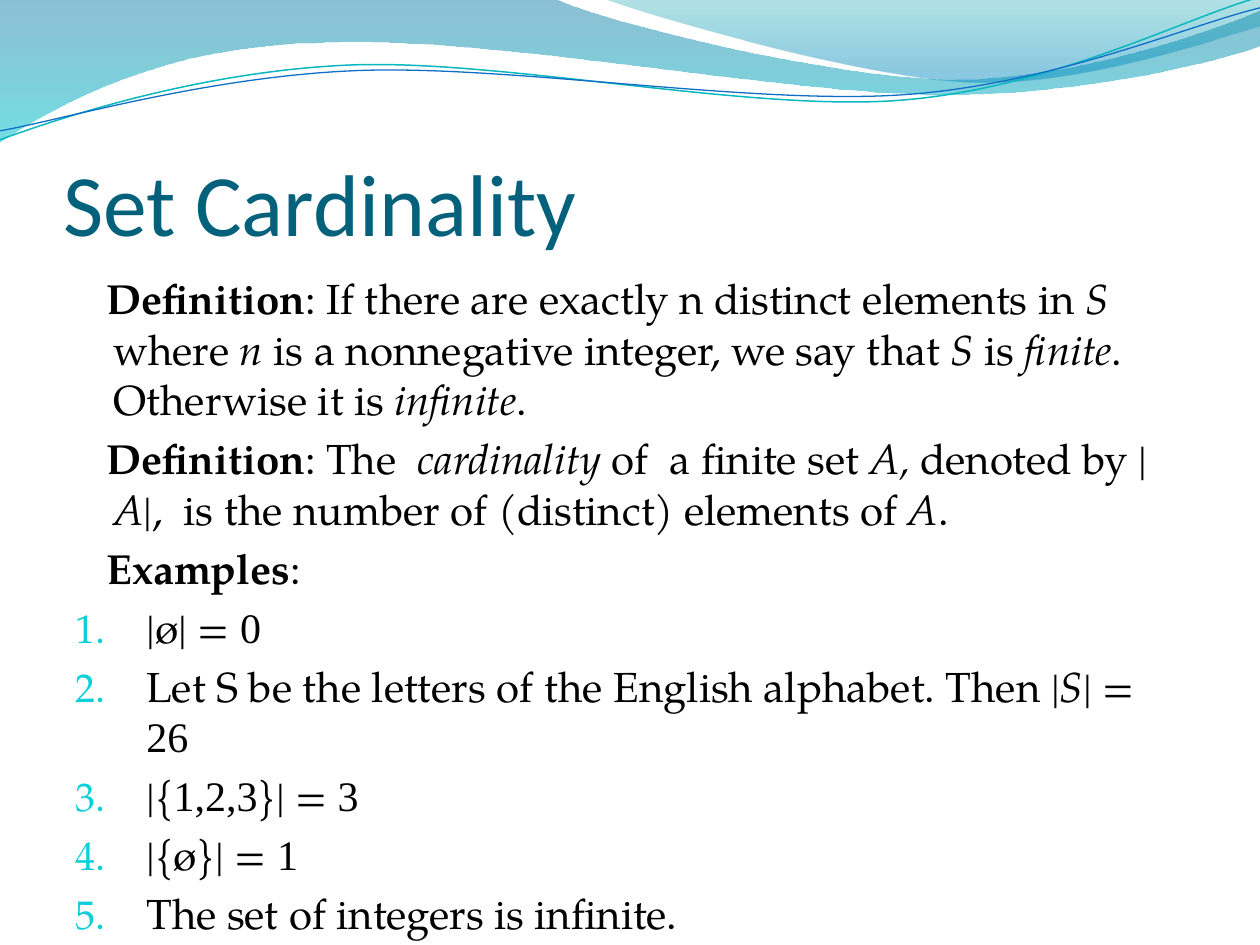
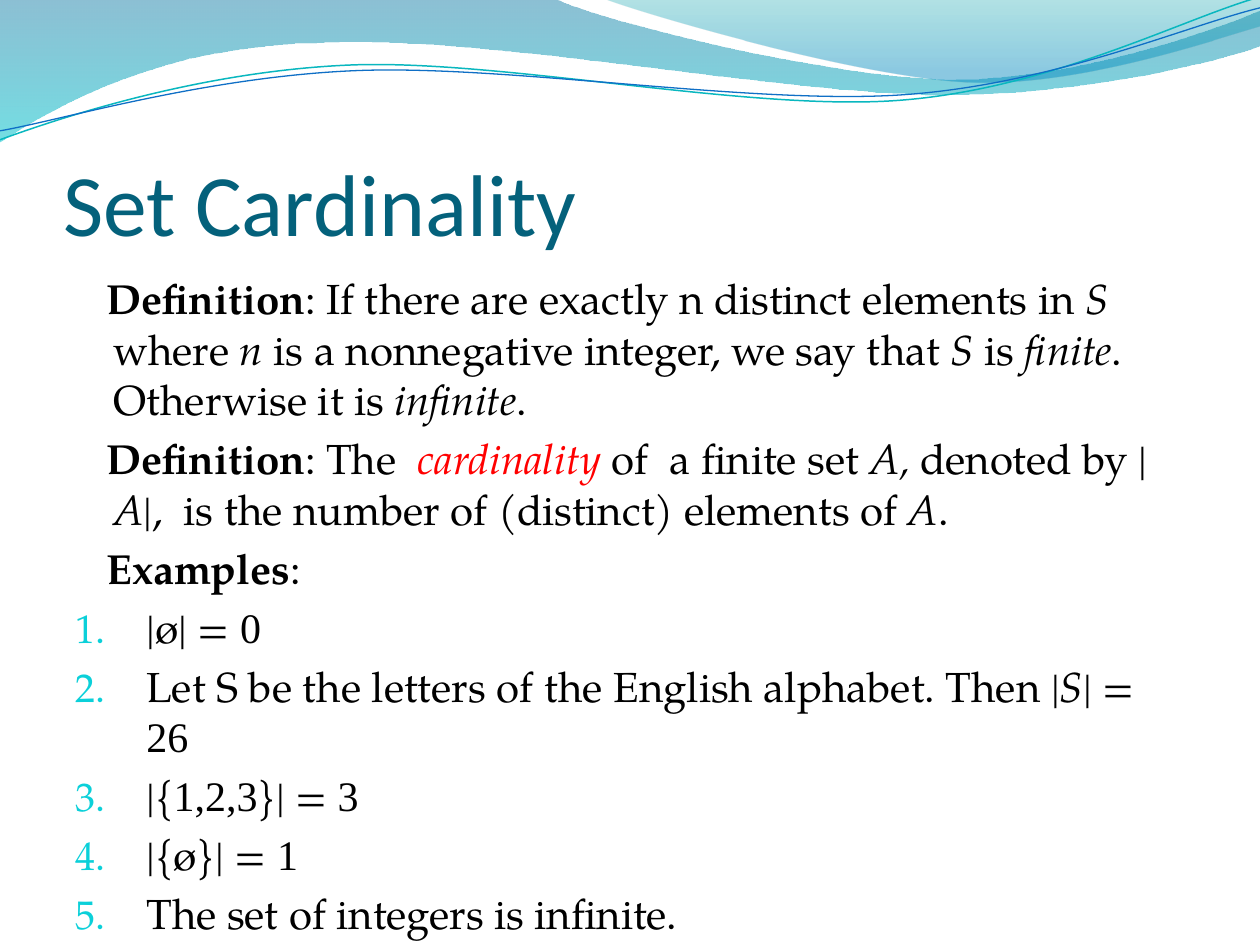
Before and after one commit to lin-chen-GA/lin-chen-GA.github.io, a slide deck: slide 22 of cs2620/slides/cs2620_notes2.pptx (slide 21 before the commit). Drawn at 1260x945 pixels with LibreOffice and Linux fonts; fonts in the diff are those of the drawing; background and template pictures are left out. Boxes give left, top, right and bottom in pixels: in the first picture for what was removed or moved away, otherwise in the second. Text is boxed around its words. In the diff, an @@ line names an element or a change of style, - is before the commit and + after.

```diff
--- a/cs2620/slides/cs2620_notes2.pptx
+++ b/cs2620/slides/cs2620_notes2.pptx
@@ text at (107,443,1128,535): text colour #000000 to #FF0000 in "cardinality" @@
```
Also in this commit, not shown: 9 other slides changed, 2 slides added, 2 other files.
